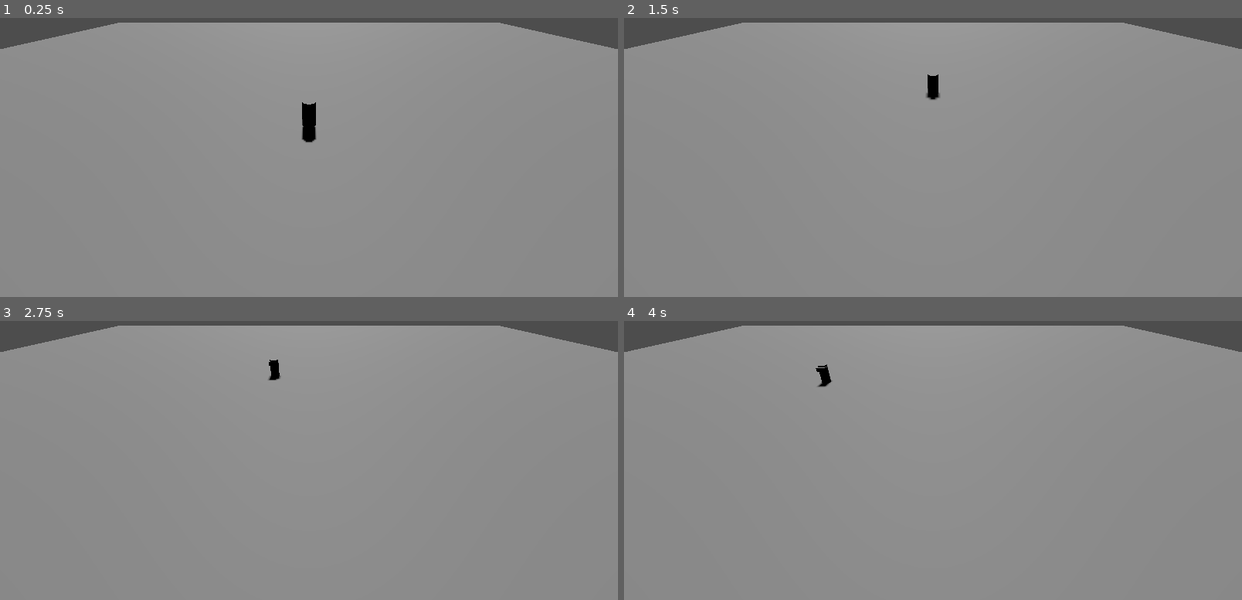
Above: before the commit, frames 1-4 (two rows, left to right).
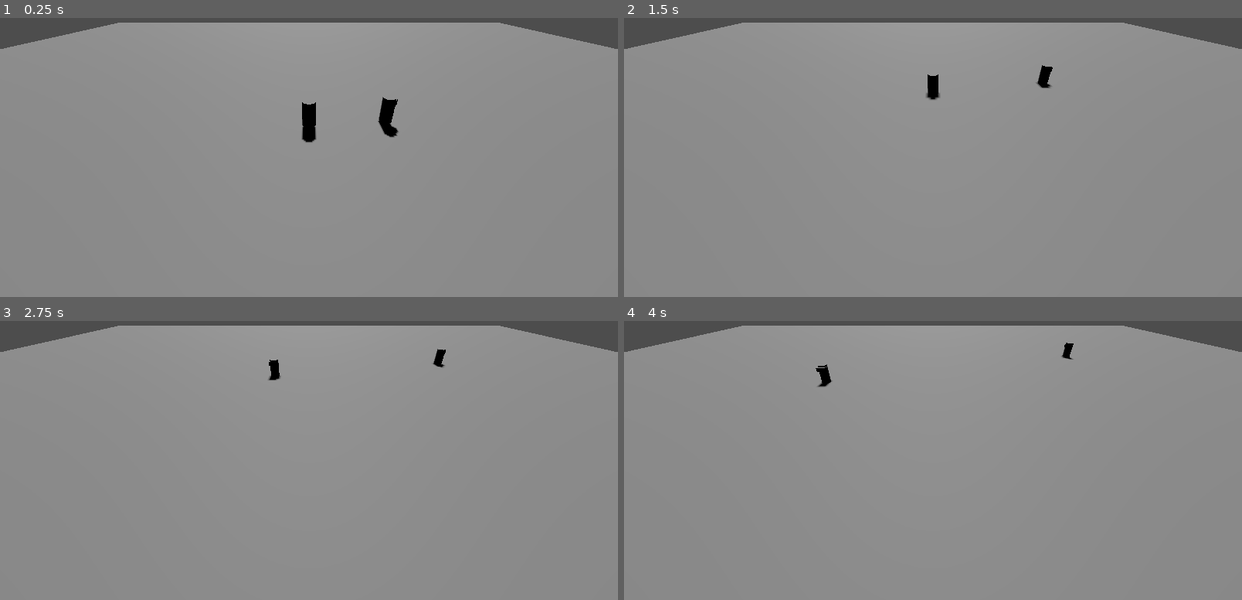
Above: after the commit, the same moments.

Repository: AnotherMelvin/mbg-ggj-2026
Game: Godot game, scene res://Scenes/WorldTest.tscn
Two runs of this game, one before a commit and one after it. Both use one fixed random seed, a clock stepped at 60 frames per second and the inputs below. This scene is started directly instead of the project's main scene. Sound files missing from this copy of the repository are replaced by a short silence.
Inputs:
- Up to frame 1 (0.25 s): no input
- Up to frame 2 (1.5 s): hold W (forward) from 0.53 s (still down)
- Up to frame 3 (2.75 s): release W (forward) at 2.03 s; hold A (left) from 2.03 s (still down)
- Up to frame 4 (4 s): release A (left) at 3.53 s; hold S (backward) from 3.53 s (still down)

The runs differ from the first frame. In frame 1, 0.3% of the frame differs, in the area x 61-65%, y 28-43%; in frame 2, 0.1%; in frame 3, less than 0.1%; in frame 4, less than 0.1%.

Commit message:
Create Area Triggers

Diff:
--- /dev/null
+++ b/Scenes/EnemyAreaTrigger.tscn
@@ -0,0 +1,26 @@
+[gd_scene format=3 uid="uid://cqqsd4hnp5reu"]
+
+[ext_resource type="Script" uid="uid://dwcvf6l760s0u" path="res://Scripts/EnemyAreaTrigger.gd" id="1_iujq1"]
+
+[sub_resource type="SphereShape3D" id="SphereShape3D_1lfai"]
+
+[sub_resource type="StandardMaterial3D" id="StandardMaterial3D_62lka"]
+transparency = 1
+albedo_color = Color(0.18378833, 0.44223362, 0.26211098, 0.4117647)
+
+[node name="EnemyAreaTrigger" type="Node3D" unique_id=290512116]
+script = ExtResource("1_iujq1")
+
+[node name="Area3D" type="Area3D" parent="." unique_id=2034945164]
+collision_mask = 16
+
+[node name="CollisionShape3D" type="CollisionShape3D" parent="Area3D" unique_id=679643271]
+shape = SubResource("SphereShape3D_1lfai")
+debug_fill = false
+
+[node name="CSGSphere3D" type="CSGSphere3D" parent="Area3D/CollisionShape3D" unique_id=114410264]
+layers = 32
+material_override = SubResource("StandardMaterial3D_62lka")
+rings = 18
+
+[connection signal="body_entered" from="Area3D" to="." method="_on_area_3d_body_entered"]
--- /dev/null
+++ b/Scenes/TaskAreaTrigger.tscn
@@ -0,0 +1,27 @@
+[gd_scene format=3 uid="uid://bsjxqe8jbhkdi"]
+
+[ext_resource type="Script" uid="uid://cgx45sonk01m" path="res://Scripts/TaskAreaTrigger.gd" id="1_62lka"]
+
+[sub_resource type="SphereShape3D" id="SphereShape3D_1lfai"]
+
+[sub_resource type="StandardMaterial3D" id="StandardMaterial3D_62lka"]
+transparency = 1
+albedo_color = Color(0.18378833, 0.44223362, 0.26211098, 0.4117647)
+
+[node name="TaskAreaTrigger" type="Node3D" unique_id=290512116]
+script = ExtResource("1_62lka")
+
+[node name="Area3D" type="Area3D" parent="." unique_id=2034945164]
+collision_mask = 16
+
+[node name="CollisionShape3D" type="CollisionShape3D" parent="Area3D" unique_id=679643271]
+shape = SubResource("SphereShape3D_1lfai")
+debug_fill = false
+
+[node name="CSGSphere3D" type="CSGSphere3D" parent="Area3D/CollisionShape3D" unique_id=114410264]
+layers = 32
+material_override = SubResource("StandardMaterial3D_62lka")
+rings = 18
+
+[connection signal="body_entered" from="Area3D" to="." method="_on_area_3d_body_entered"]
+[connection signal="body_exited" from="Area3D" to="." method="_on_area_3d_body_exited"]
--- a/Scenes/WorldTest.tscn
+++ b/Scenes/WorldTest.tscn
@@ -2,6 +2,9 @@
 
 [ext_resource type="Script" uid="uid://diiynush0lkut" path="res://Scripts/CharacterController.gd" id="1_chm0m"]
 [ext_resource type="Script" uid="uid://bdnhpue0rmrvt" path="res://Scripts/RobotPath.gd" id="1_r8vti"]
+[ext_resource type="Script" uid="uid://11btah808tow" path="res://Scripts/PathfindingCharacterController.gd" id="3_hkm8i"]
+[ext_resource type="PackedScene" uid="uid://cqqsd4hnp5reu" path="res://Scenes/EnemyAreaTrigger.tscn" id="4_jxptq"]
+[ext_resource type="PackedScene" uid="uid://bsjxqe8jbhkdi" path="res://Scenes/TaskAreaTrigger.tscn" id="4_yyb55"]
 
 [sub_resource type="CapsuleShape3D" id="CapsuleShape3D_r8vti"]
 
@@ -32,18 +35,39 @@
 transform = Transform3D(1, 0, 0, 0, 1, 0, 0, 0, 1, 11.990423, 1, -4.0907965)
 script = ExtResource("1_r8vti")
 
-[node name="CharacterBody3D" type="CharacterBody3D" parent="." unique_id=1271522848]
+[node name="Player" type="CharacterBody3D" parent="." unique_id=1271522848]
 transform = Transform3D(1, 0, 0, 0, 1, 0, 0, 0, 1, 0, 1, 0)
+collision_layer = 17
 script = ExtResource("1_chm0m")
 
-[node name="CollisionShape3D" type="CollisionShape3D" parent="CharacterBody3D" unique_id=945783936]
+[node name="CollisionShape3D" type="CollisionShape3D" parent="Player" unique_id=945783936]
 shape = SubResource("CapsuleShape3D_r8vti")
 
-[node name="CSGBox3D" type="CSGBox3D" parent="CharacterBody3D/CollisionShape3D" unique_id=711879874]
+[node name="CSGBox3D" type="CSGBox3D" parent="Player/CollisionShape3D" unique_id=711879874]
 transform = Transform3D(1, 0, 0, 0, 1, 0, 0, 0, 1, 0, 0.5800097, -0.29174805)
 size = Vector3(1, 0.47644043, 0.51416016)
 
-[node name="CSGCylinder3D" type="CSGCylinder3D" parent="CharacterBody3D" unique_id=1352466604]
+[node name="CSGCylinder3D" type="CSGCylinder3D" parent="Player" unique_id=1352466604]
+
+[node name="Enemy" type="CharacterBody3D" parent="." unique_id=277613075 node_paths=PackedStringArray("pathways")]
+transform = Transform3D(1, 0, 0, 0, 1, 0, 0, 0, 1, 5.254757, 1, 0)
+script = ExtResource("3_hkm8i")
+pathways = [NodePath("../Path"), NodePath("../Path2"), NodePath("../Path3"), NodePath("../Path4"), NodePath("../Path5")]
+max_speed = 8.0
+acceleration = 20.0
+turn_speed = 8.0
+
+[node name="EnemyAreaTrigger" parent="Enemy" unique_id=290512116 instance=ExtResource("4_jxptq")]
+transform = Transform3D(5, 0, 0, 0, 5, 0, 0, 0, 5, 0, 0, 0)
+
+[node name="CollisionShape3D" type="CollisionShape3D" parent="Enemy" unique_id=192587670]
+shape = SubResource("CapsuleShape3D_r8vti")
+
+[node name="CSGBox3D" type="CSGBox3D" parent="Enemy/CollisionShape3D" unique_id=537797567]
+transform = Transform3D(1, 0, 0, 0, 1, 0, 0, 0, 1, 0, 0.5800097, -0.29174805)
+size = Vector3(1, 0.47644043, 0.51416016)
+
+[node name="CSGCylinder3D" type="CSGCylinder3D" parent="Enemy" unique_id=669596877]
 
 [node name="DirectionalLight3D" type="DirectionalLight3D" parent="." unique_id=1906797739]
 transform = Transform3D(1, 0, 0, 0, -0.5855521, 0.8106348, 0, -0.8106348, -0.5855521, 0, 3, 6)
@@ -51,4 +75,8 @@
 
 [node name="Camera3D" type="Camera3D" parent="." unique_id=1959024510]
 transform = Transform3D(1, 0, 0, 0, 0.8458675, 0.5333931, 0, -0.5333931, 0.8458675, 0, 8.953749, 14.37159)
+cull_mask = 1048543
 current = true
+
+[node name="TaskAreaTrigger" parent="." unique_id=755487260 instance=ExtResource("4_yyb55")]
+transform = Transform3D(5, 0, 0, 0, 5, 0, 0, 0, 5, 0, 0, -11.46028)
--- /dev/null
+++ b/Scripts/EnemyAreaTrigger.gd
@@ -0,0 +1,5 @@
+extends Node3D
+
+
+func _on_area_3d_body_entered(_body: Node3D) -> void:
+	print("Busted!")
--- /dev/null
+++ b/Scripts/TaskAreaTrigger.gd
@@ -0,0 +1,9 @@
+extends Node3D
+
+
+func _on_area_3d_body_entered(_body: Node3D) -> void:
+	print("Entered!")
+
+
+func _on_area_3d_body_exited(body: Node3D) -> void:
+	print("Exited!")
Not shown, added: Scripts/EnemyAreaTrigger.gd.uid
Not shown, added: Scripts/TaskAreaTrigger.gd.uid
